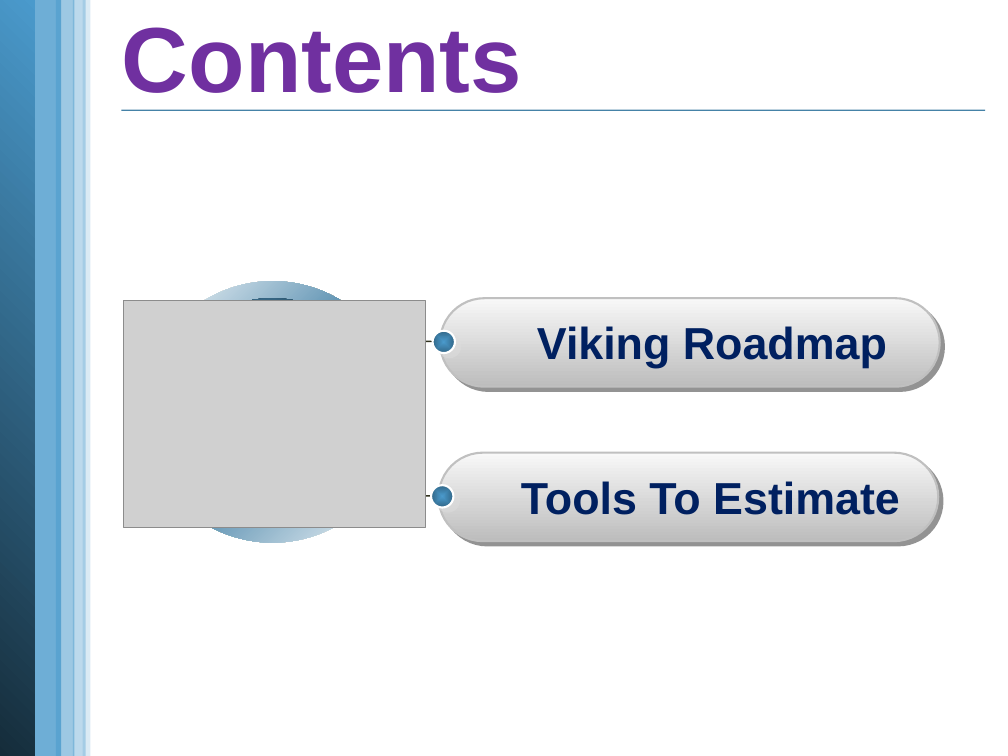
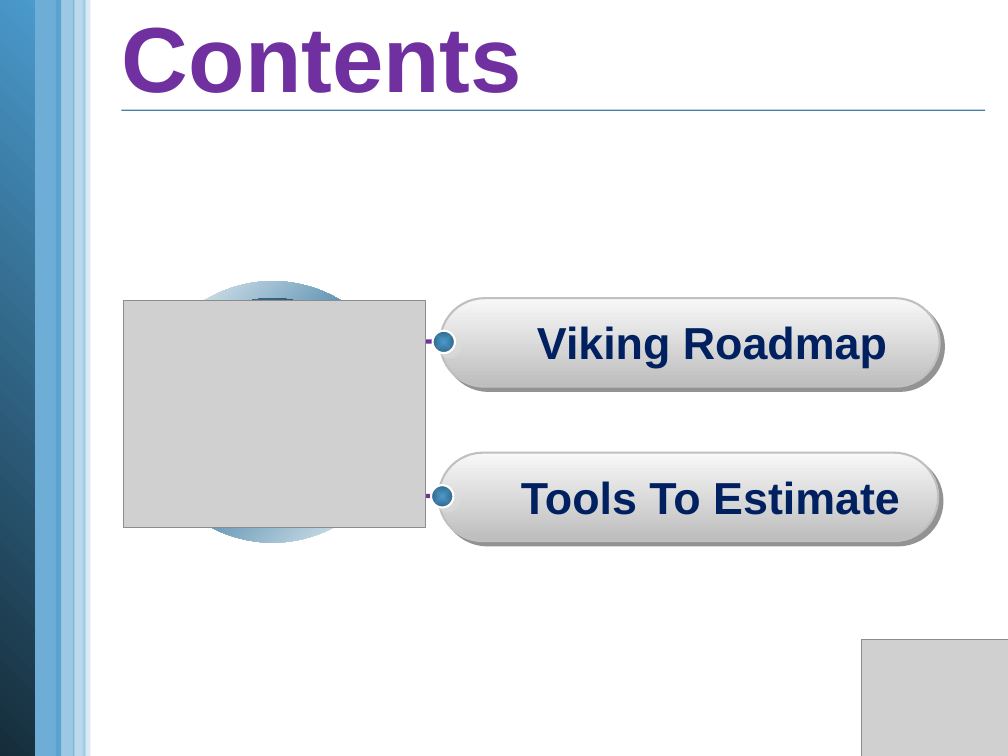
Before and after one commit to vucongthuc/hit-team-2012, a slide deck: slide 5 of Measurement Analysis/K15T2-Team22-Team Assignment7/K15T2-Team22-Team Assignment7.pptx. Drawn at 1008x756 pixels with LibreOffice and Linux fonts; fonts in the diff are those of the drawing; grey boxes stand for pictures; background and template pictures are left out. Boxes give left, top, right and bottom in pixels: in the first picture for what was removed or moved away, otherwise in the second. Text is boxed around its words. In the diff, an @@ line names an element or a change of style, - is before the commit and + after.

```diff
--- a/Measurement Analysis/K15T2-Team22-Team Assignment7/K15T2-Team22-Team Assignment7.pptx
+++ b/Measurement Analysis/K15T2-Team22-Team Assignment7/K15T2-Team22-Team Assignment7.pptx
@@ line (374, 342) - (440, 342): stroke #30311D 1 pt to #7030A0 3 pt @@
@@ line (372, 496) - (439, 496): stroke #30311D 1 pt to #7030A0 3 pt @@
@@ picture added at (x1=862, y1=639, x2=1008, y2=756) @@
```
Also in this commit, not shown: 16 other slides changed, 1 slide added, 24 slides removed.
